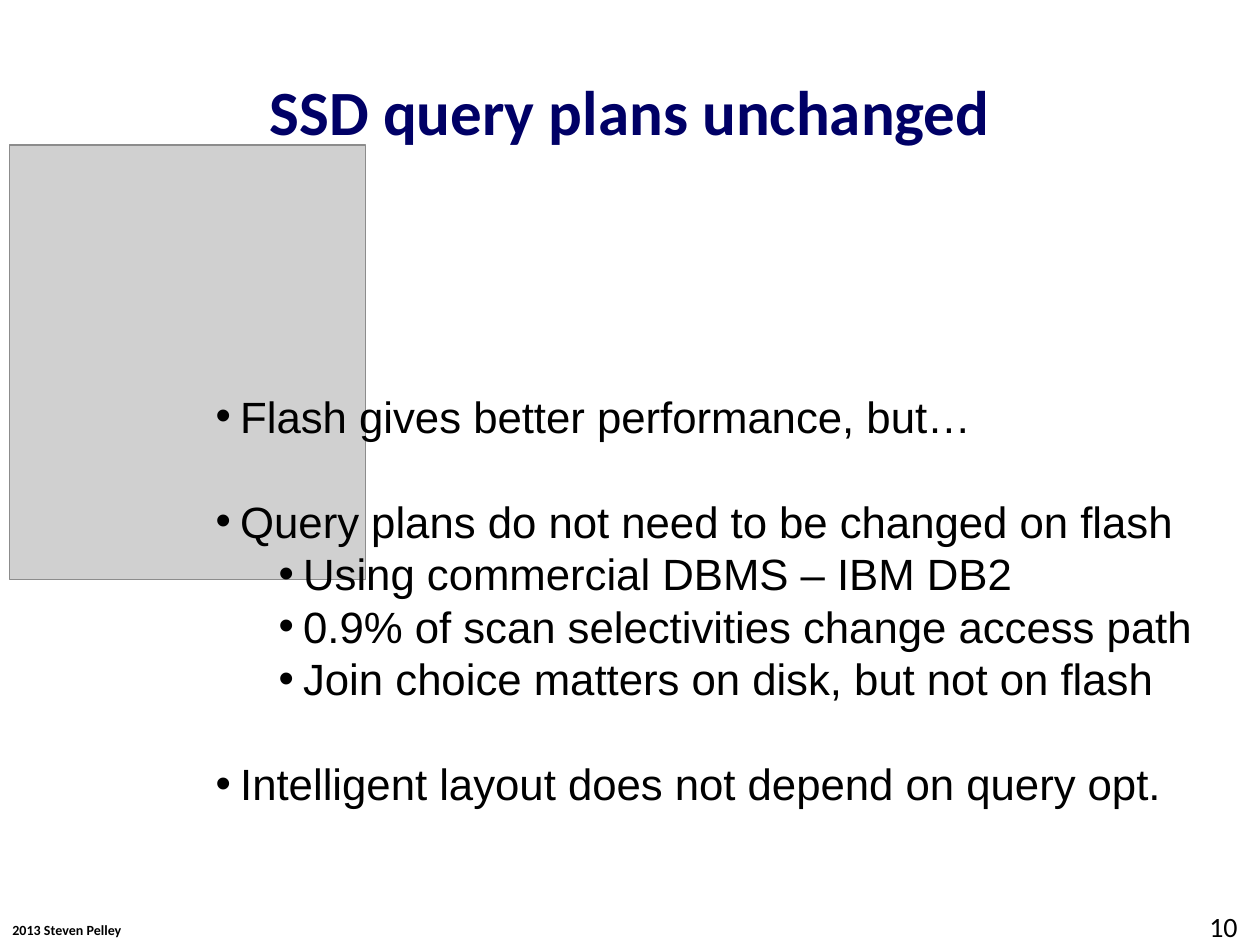
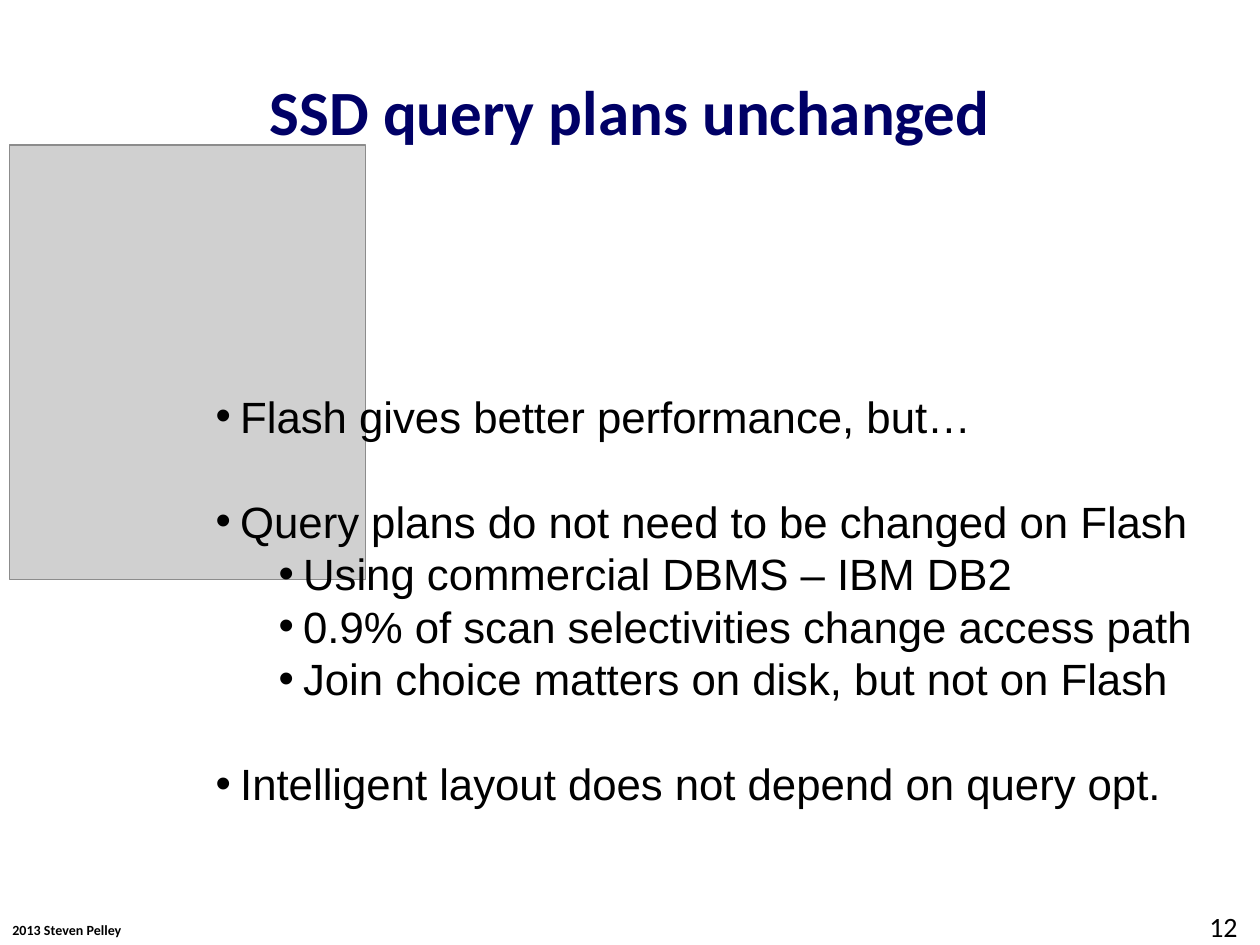
Before and after one commit to Abulila/dissertation, a slide deck: slide 12 of proposal/proposal.pptx (slide 10 before the commit). Drawn at 1260x945 pixels with LibreOffice and Linux fonts; fonts in the diff are those of the drawing; grey boxes stand for pictures; background and template pictures are left out. Boxes give left, top, right and bottom in pixels: in the first picture for what was removed or moved away, otherwise in the second. Text is boxed around its words. In the diff, an @@ line names an element or a change of style, - is before the commit and + after.

```diff
--- a/proposal/proposal.pptx
+++ b/proposal/proposal.pptx
@@ text at box(240, 506, 1187, 546): text changed @@
-• Query plans do not need to be changed on flash
+• Query plans do not need to be changed on Flash
@@ text at box(303, 663, 1168, 701): text changed @@
-  • Join choice matters on disk, but not on flash
+  • Join choice matters on disk, but not on Flash
@@ page number at box(1209, 919, 1237, 937): text changed @@
-10
+12
```
Also in this commit, not shown: 10 other slides changed, 5 slides added, 1 slide removed.
